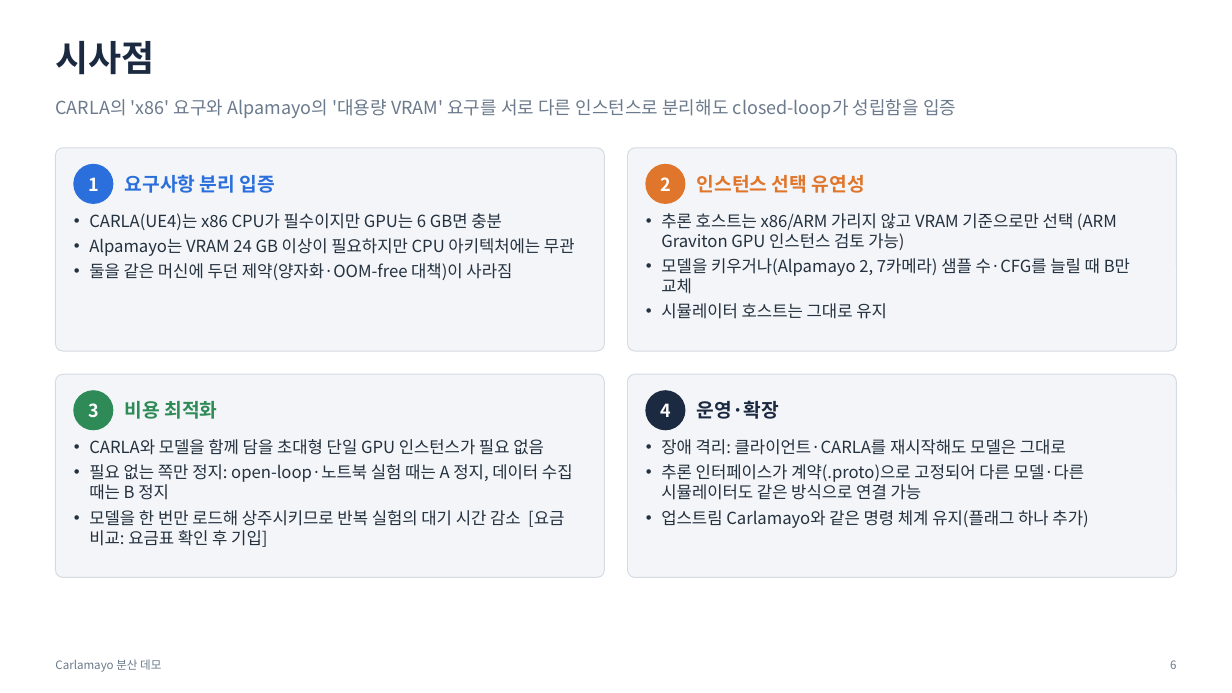
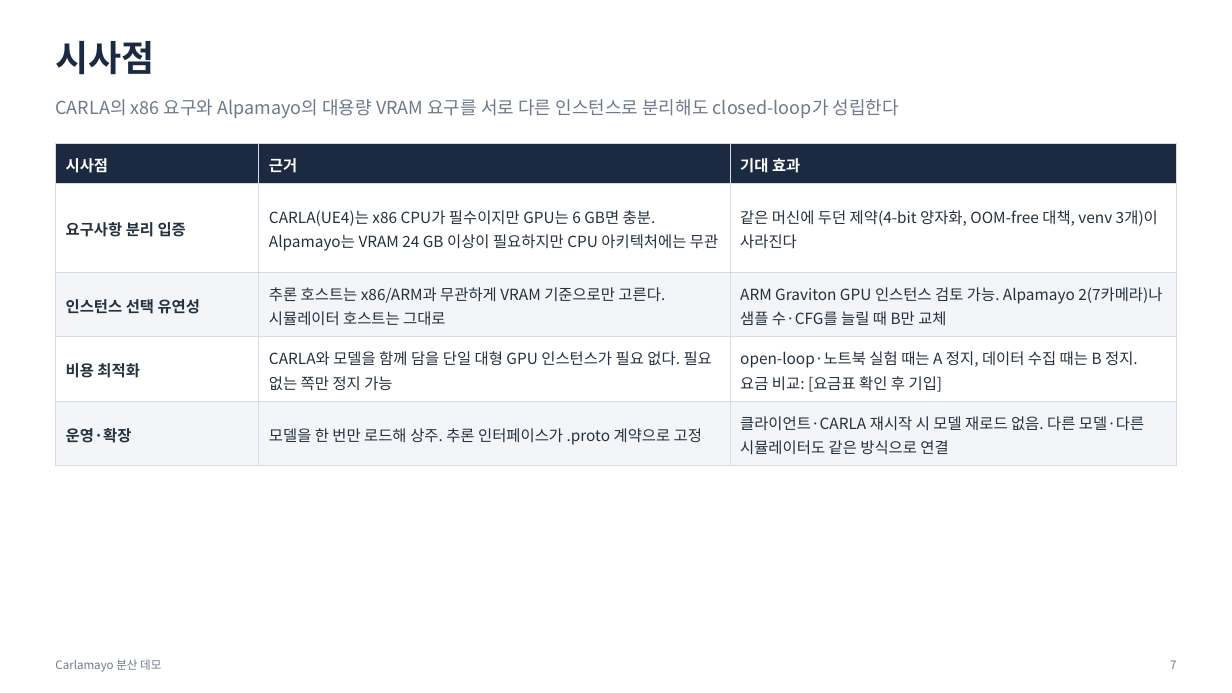
Before and after one commit to JwonMoon/carlamayo-my-distributed, a slide deck: slide 7 of docs/distributed/demo-overview-short.pptx (slide 6 before the commit). Drawn at 1232x693 pixels with LibreOffice and Linux fonts; fonts in the diff are those of the drawing. Boxes give left, top, right and bottom in pixels: in the first picture for what was removed or moved away, otherwise in the second. Text is boxed around its words. In the diff, an @@ line names an element or a change of style, - is before the commit and + after.

```diff
--- a/docs/distributed/demo-overview-short.pptx
+++ b/docs/distributed/demo-overview-short.pptx
@@ text at (55,99,899,118): text changed @@
-CARLA의 'x86' 요구와 Alpamayo의 '대용량 VRAM' 요구를 서로 다른 인스턴스로 분리해도 closed-loop가 성립함을 입증
+CARLA의 x86 요구와 Alpamayo의 대용량 VRAM 요구를 서로 다른 인스턴스로 분리해도 closed-loop가 성립한다
@@ rounded rectangle removed at (55,148,604,351) @@
@@ table added at (55,143,1177,459), 5 rows, 3 columns @@
+시사점 | 근거 | 기대 효과
+요구사항 분리 입증 | CARLA(UE4)는 x86 CPU가 필수이지만 GPU는 6 GB면 충분. Alpamayo는 VRAM 24 GB 이상이 필요하지만 CPU 아키텍처에는 무관 | 같은 머신에 두던 제약(4-bit 양자화, OOM-free 대책, venv 3개)이 사라진다
+인스턴스 선택 유연성 | 추론 호스트는 x86/ARM과 무관하게 VRAM 기준으로만 고른다. 시뮬레이터 호스트는 그대로 | ARM Graviton GPU 인스턴스 검토 가능. Alpamayo 2(7카메라)나 샘플 수·CFG를 늘릴 때 B만 교체
+비용 최적화 | CARLA와 모델을 함께 담을 단일 대형 GPU 인스턴스가 필요 없다. 필요 없는 쪽만 정지 가능 | open-loop·노트북 실험 때는 A 정지, 데이터 수집 때는 B 정지. 요금 비교: [요금표 확인 후 기입]
+운영·확장 | 모델을 한 번만 로드해 상주. 추론 인터페이스가 .proto 계약으로 고정 | 클라이언트·CARLA 재시작 시 모델 재로드 없음. 다른 모델·다른 시뮬레이터도 같은 방식으로 연결
@@ rounded rectangle removed at (628,148,1177,351) @@
@@ ellipse removed at (74,165,113,203) @@
@@ text removed at (88,177,99,191) @@
-1
@@ text removed at (125,174,275,193) @@
-요구사항 분리 입증
@@ ellipse removed at (646,165,685,203) @@
@@ text removed at (660,177,671,191) @@
-2
@@ text removed at (697,175,865,193) @@
-인스턴스 선택 유연성
@@ text removed at (89,213,575,280) @@
-• CARLA(UE4)는 x86 CPU가 필수이지만 GPU는 6 GB면 충분
-• Alpamayo는 VRAM 24 GB 이상이 필요하지만 CPU 아키텍처에는 무관
-• 둘을 같은 머신에 두던 제약(양자화·OOM-free 대책)이 사라짐
@@ text removed at (661,213,1130,319) @@
-• 추론 호스트는 x86/ARM 가리지 않고 VRAM 기준으로만 선택 (ARM Graviton GPU 인스턴스 검토 가능)
-• 모델을 키우거나(Alpamayo 2, 7카메라) 샘플 수·CFG를 늘릴 때 B만 교체
-• 시뮬레이터 호스트는 그대로 유지
@@ rounded rectangle removed at (55,374,604,578) @@
@@ rounded rectangle removed at (628,374,1177,578) @@
@@ ellipse removed at (74,391,113,430) @@
@@ text removed at (88,403,99,418) @@
-3
@@ text removed at (125,401,217,419) @@
-비용 최적화
@@ ellipse removed at (646,391,685,430) @@
@@ text removed at (660,403,671,417) @@
-4
@@ text removed at (697,400,779,419) @@
-운영·확장
@@ text removed at (89,439,573,547) @@
-• CARLA와 모델을 함께 담을 초대형 단일 GPU 인스턴스가 필요 없음
-• 필요 없는 쪽만 정지: open-loop·노트북 실험 때는 A 정지, 데이터 수집 때는 B 정지
-• 모델을 한 번만 로드해 상주시키므로 반복 실험의 대기 시간 감소 [요금 비교: 요금표 확인 후 기입]
@@ text removed at (661,439,1088,528) @@
-• 장애 격리: 클라이언트·CARLA를 재시작해도 모델은 그대로
-• 추론 인터페이스가 계약(.proto)으로 고정되어 다른 모델·다른 시뮬레이터도 같은 방식으로 연결 가능
-• 업스트림 Carlamayo와 같은 명령 체계 유지(플래그 하나 추가)
@@ text at (1170,660,1176,669): text changed @@
-6
+7
```
Also in this commit, not shown: 6 other slides changed, 1 slide added, 7 other files.
